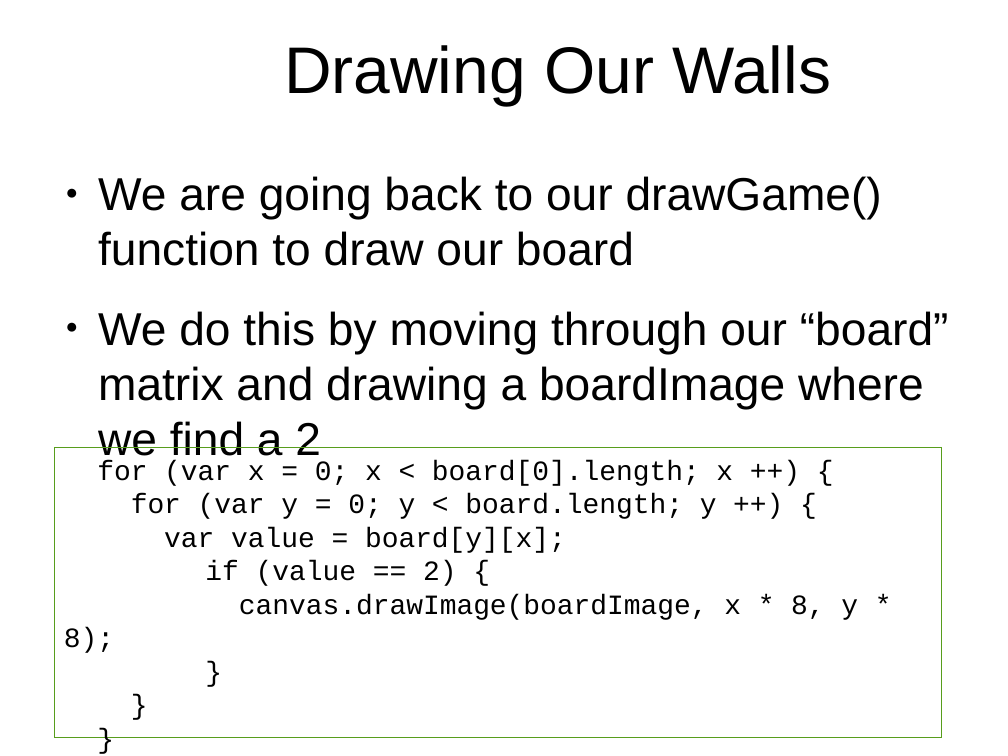
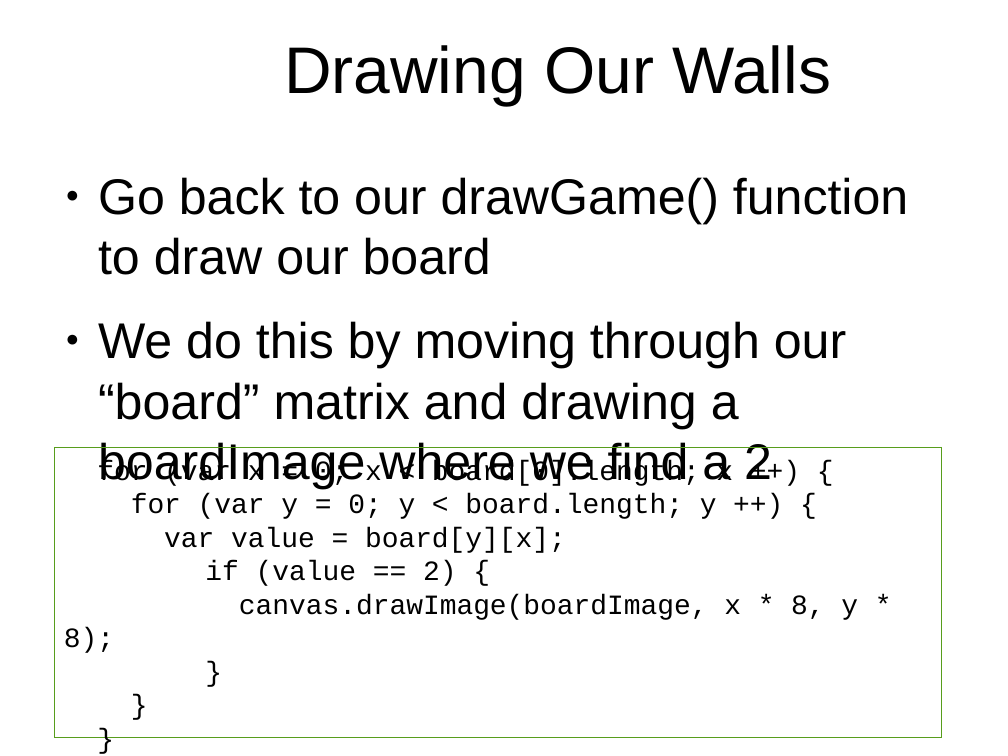
Before and after one commit to originalgrego/Webtris, a slide deck: slide 18 of Webtris - Explorathon 2016.odp (slide 17 before the commit). Drawn at 1008x756 pixels with LibreOffice and Linux fonts; fonts in the diff are those of the drawing; background and template pictures are left out. Boxes give left, top, right and bottom in pixels: in the first picture for what was removed or moved away, otherwise in the second. Text is boxed around its words. In the diff, an @@ line names an element or a change of style, - is before the commit and + after.

```diff
--- a/Webtris - Explorathon 2016.odp
+++ b/Webtris - Explorathon 2016.odp
@@ text at (98,177,908,275): text changed; size 36.3 to 39.5 pt @@
-● We are going back to our drawGame() function to draw our board
+● Go back to our drawGame() function to draw our board
@@ text at (98,321,846,489): size 36.3 to 39.5 pt in "We do this by moving through our ..." @@
```
Also in this commit, not shown: 11 other slides changed, 1 slide added, 1 other file.
